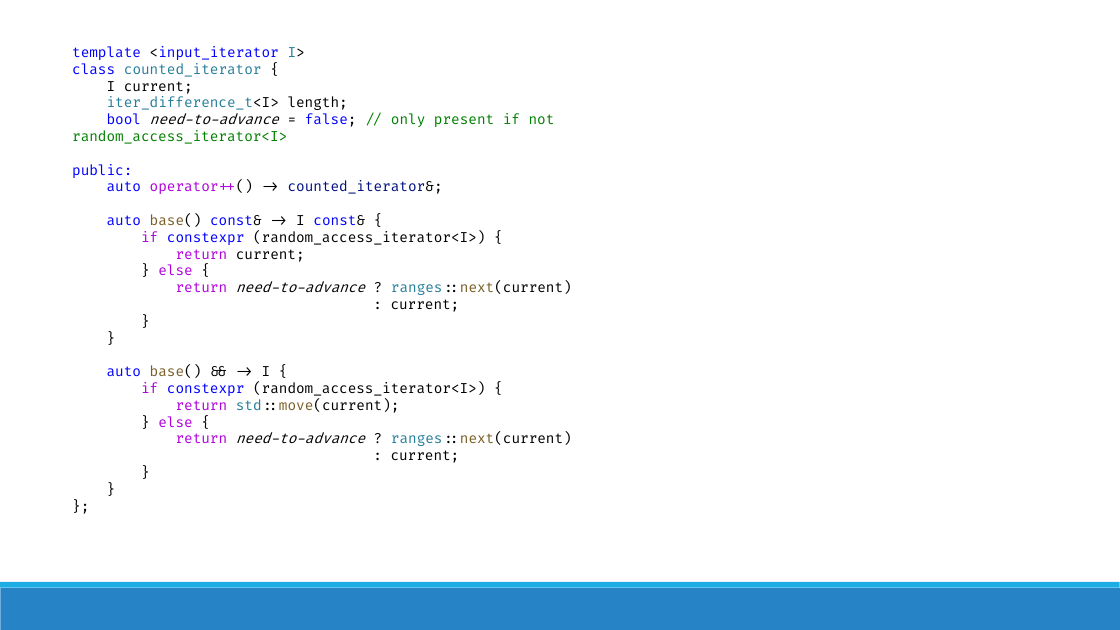
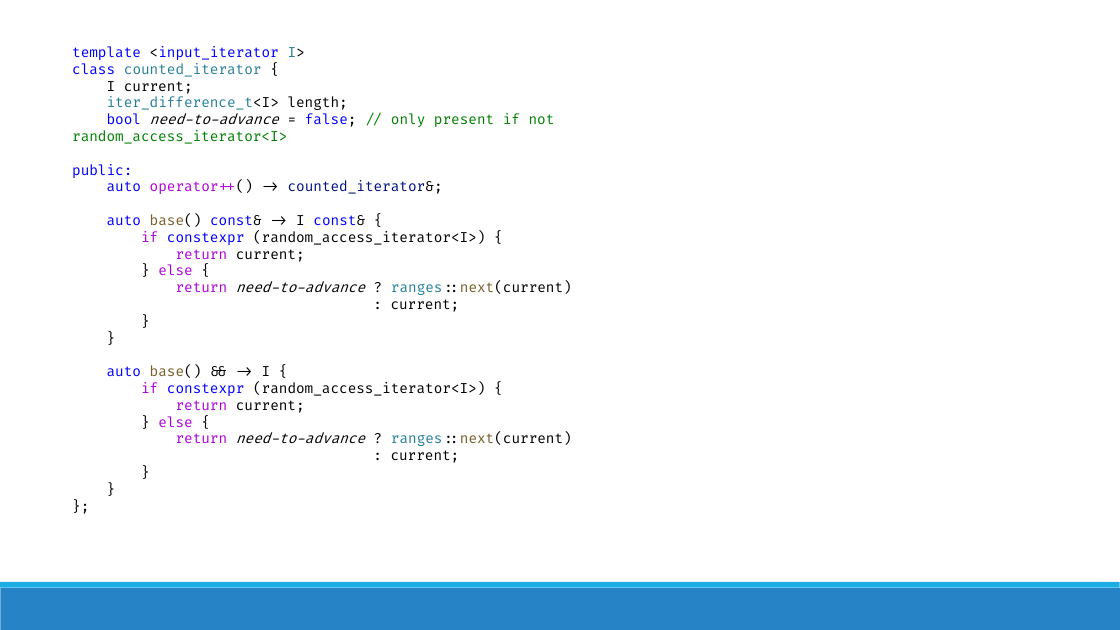
Before and after one commit to brevzin/cpp_proposals, a slide deck: slide 114 of talks/202305_cppnow/take(5).pptx. Drawn at 1120x630 pixels with LibreOffice and Linux fonts; fonts in the diff are those of the drawing. Boxes give left, top, right and bottom in pixels: in the first picture for what was removed or moved away, otherwise in the second. Text is boxed around its words. In the diff, an @@ line names an element or a change of style, - is before the commit and + after.

```diff
--- a/talks/202305_cppnow/take(5).pptx
+++ b/talks/202305_cppnow/take(5).pptx
@@ text at box(176, 400, 305, 413): text changed @@
-return std::move(current);
+return current;
```
Also in this commit, not shown: 5 other slides changed, 26 slides added, 4 slides removed.
